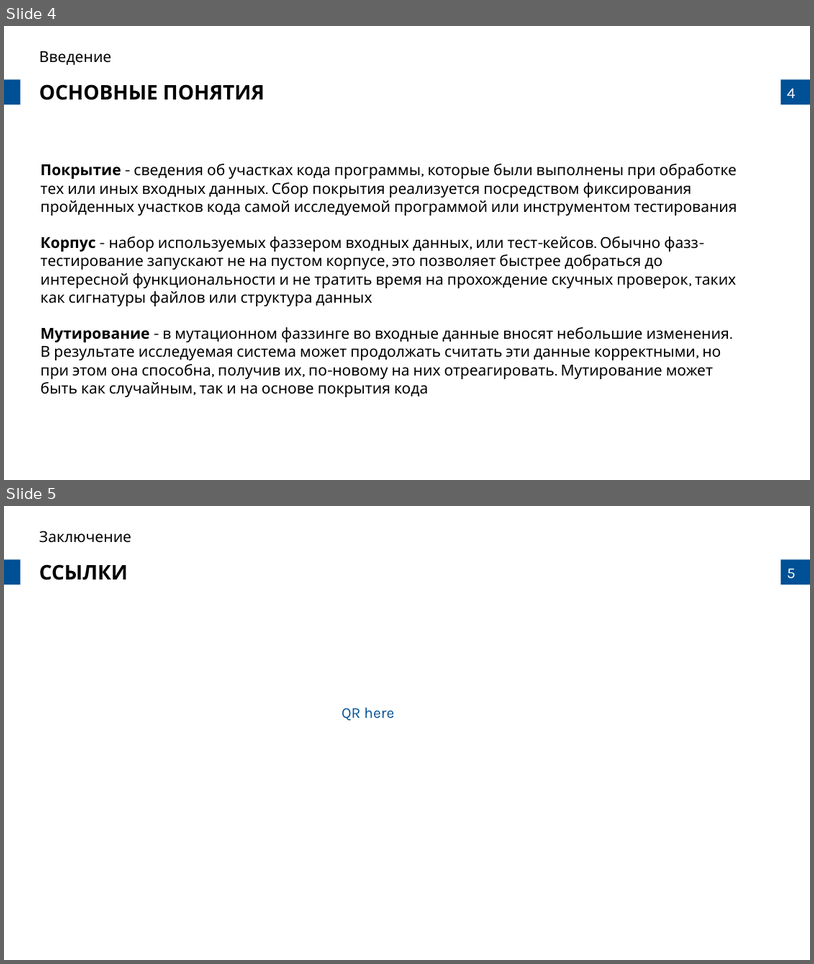
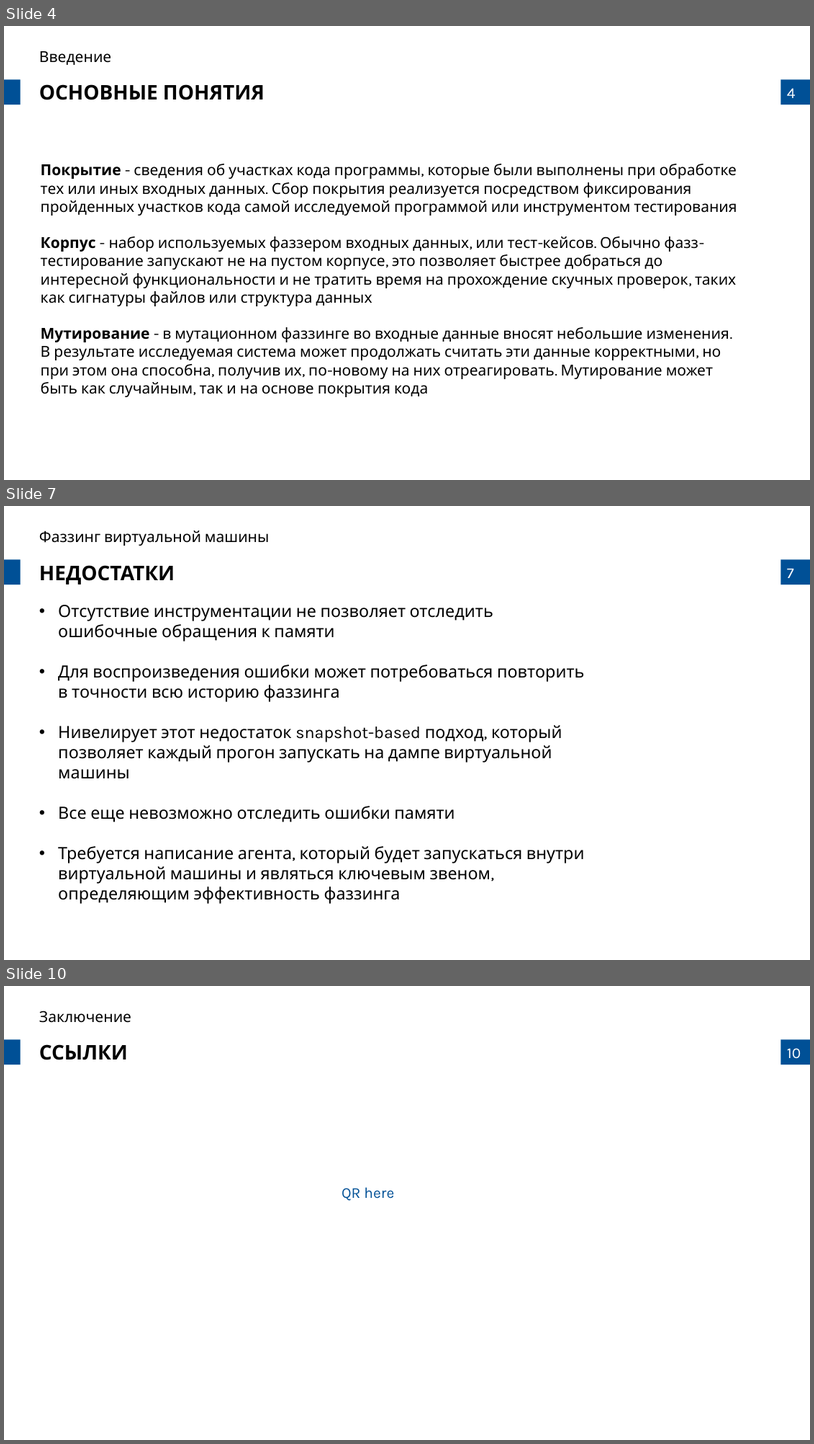
Before and after one commit to prostoAlexandr/BeeTech_2024, a slide deck: Belikov_Virtual_machine_fuzzing_types_and_approaches.pptx. Shown one above the other, each under a label of ours: slides 4 and 5 before the commit, slides 4, 7 and 10 after it; the slides between them are not shown. The pictures are 814x964 and 814x1444 pixels, drawn with LibreOffice and Linux fonts; fonts in the diff are those of the drawing; background and template pictures are left out. Boxes give left, top, right and bottom in pixels: in the first picture for what was removed or moved away, otherwise in the second. Text is boxed around its words. In the diff, an @@ line names an element or a change of style, - is before the commit and + after.

```diff
--- a/Belikov_Virtual_machine_fuzzing_types_and_approaches.pptx
+++ b/Belikov_Virtual_machine_fuzzing_types_and_approaches.pptx
@@ slide 7 added at (4,506,810,960), background #FFFFFF; not listed: 3 template elements that a slide beside it also shows @@
@@ text added at (39,530,269,546), 18 pt, text #000000 @@
+Фаззинг виртуальной машины
@@ text added at (39,565,175,584), 24 pt, text #000000, bold @@
+НЕДОСТАТКИ
@@ text added at (58,605,585,883), 20 pt, text #000000 @@
+• Отсутствие инструментации не позволяет отследить ошибочные обращения к памяти
+• Для воспроизведения ошибки может потребоваться повторить в точности всю историю фаззинга
+• Нивелирует этот недостаток snapshot-based подход, который позволяет каждый прогон запускать на дампе виртуальной машины
+• Все еще невозможно отследить ошибки памяти
+• Требуется написание агента, который будет запускаться внутри виртуальной машины и являться ключевым звеном, определяющим эффективность фаззинга
@@ what was slide 5 is now slide 10 @@
@@ page number at (787,1048,801,1058): text changed @@
-5
+10
```
Also in this commit, not shown: 4 other slides added, 3 other files.
